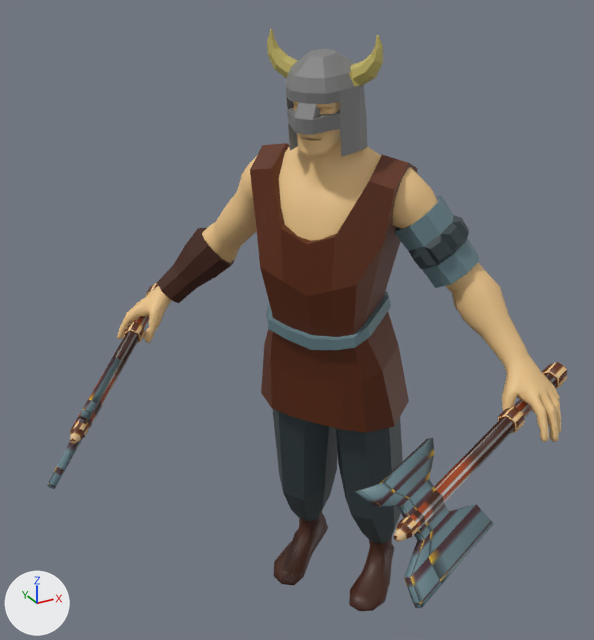
Renders of the COLLADA model res/models/player/axe/player_attack_axe.dae from each side of a commit.
Both versions are drawn from a 50 mm lens placed at (-14.6, -24.0, 23.4), pointed at (-1.9, -0.8, 11.9). Lighting does not change. The marker at lower left points along +X, +Y and +Z. Vertices at the same position are counted once.

The first picture shows 'body'.
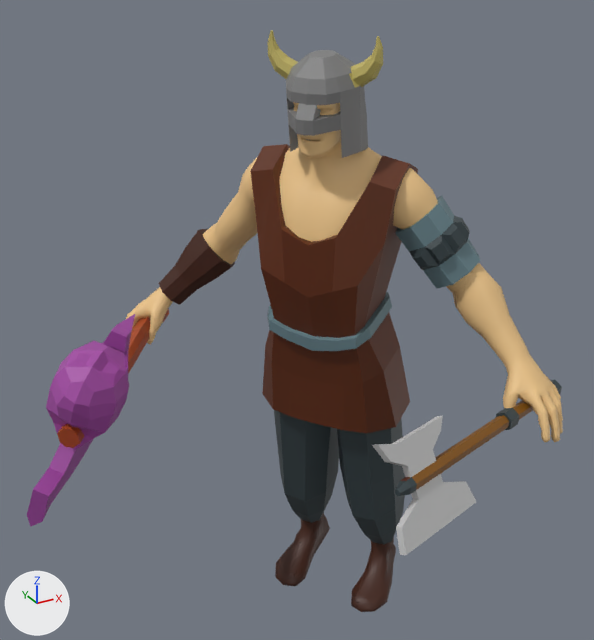
What differs and where, as boxes (x1, y1, x2, y2) in the pictures (594 x 640 px; the box of a moved part takes in the faces that stretch with it):
'body', reshaped, moved, turned
    before: (47, 29, 567, 611)
    after: (27, 30, 563, 612)
part 1 of me_bodymesh, added (purple)
    after: (27, 314, 135, 527)
part 2 of me_bodymesh, moved or reshaped
    before: (47, 283, 159, 489)
    after: (57, 309, 169, 448)
part 3 of me_bodymesh, moved or reshaped
    before: (355, 362, 567, 608)
    after: (372, 380, 562, 555)
part 4 of me_bodymesh, surface changed
    before: (385, 455, 434, 492)
    after: (395, 488, 410, 496)

Diff of the bpy script that builds the scene:
```diff
--- a/res/models/player/axe/player_attack_axe.dae.py
+++ b/res/models/player/axe/player_attack_axe.dae.py
@@ me_bodymesh @@
 # used by ob_body; location = (1.58, 1.39, -1.62); rotation_euler = (-1.411, 0.0183, -0.947), in degrees (-81, 1, -54); scale = (-100.0, 100.0, 100.0)
-me_bodymesh.from_pydata(...)  # 3629 vertices, 6931 faces; spans x -0.087..0.087, y -0.233..0.0, z -0.094..0.022
+me_bodymesh.from_pydata(...)  # 3839 vertices, 7347 faces; spans x -0.087..0.088, y -0.233..0.0, z -0.105..0.022
+# me_bodymesh part 1: a new loose piece of 160 vertices spanning x 0.04..0.076, y -0.15..-0.091, z -0.105..-0.041, in mat_material_001 (picture img_viking_png)
+# me_bodymesh part 2: 1 vertex moved within x 0.055, y -0.12, z -0.085; 119 vertices removed from x 0.046..0.087, y -0.137..-0.104, z -0.094..0.01; 169 vertices added at x 0.052..0.088, y -0.128..-0.108, z -0.088..0.008
+# me_bodymesh part 3: 8 vertices moved from x -0.083..-0.045, y -0.135..-0.119, z -0.084..0.002 to x -0.083..-0.051, y -0.13..-0.119, z -0.077..0.002; 112 vertices removed from x -0.084..-0.043, y -0.133..-0.106, z -0.093..0.012; 112 vertices added at x -0.083..-0.043, y -0.143..-0.111, z -0.086..0.006
+# me_bodymesh part 4: 2 kept faces spanning x -0.055..-0.051, y -0.13..-0.129, z -0.077..-0.074 get new texture (UV) coordinates
 me_bodymesh.materials.append(mat_material_001)
@@ ob_body @@
 ob_body = bpy.data.objects.new('body', me_bodymesh)
-ob_body.location = (1.58, 1.39, -1.62)
-ob_body.rotation_euler = (-1.411, 0.0183, -0.947)  # degrees (-81, 1, -54)
+ob_body.location = (1.64, 1.33, -1.65)
+ob_body.rotation_euler = (-1.411, 0.0149, -0.947)  # degrees (-81, 0.9, -54)
 ob_body.scale = (-100.0, 100.0, 100.0)
```
